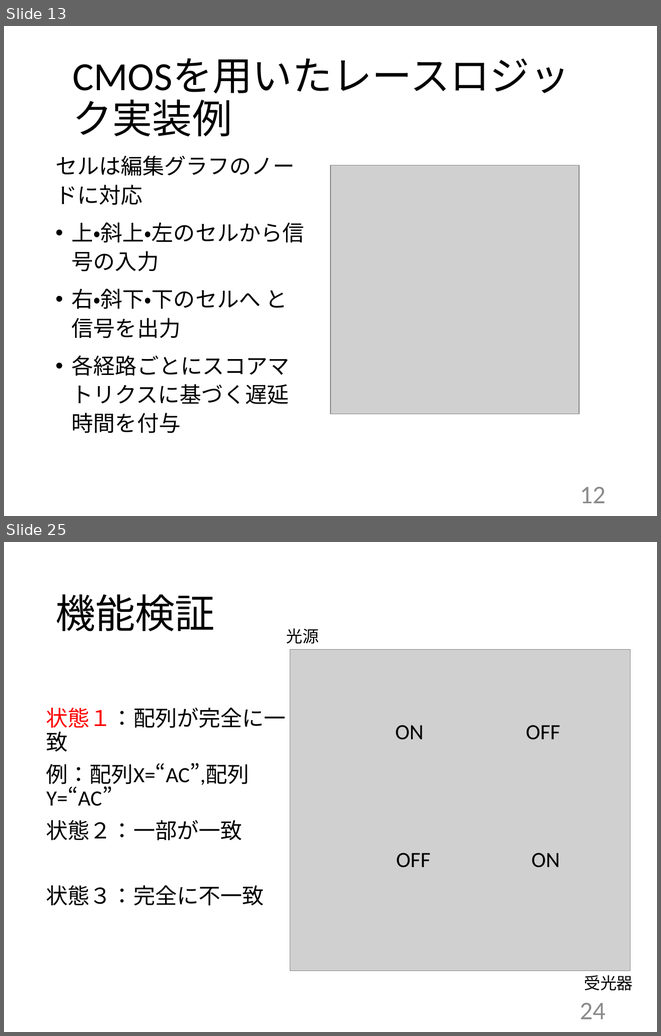
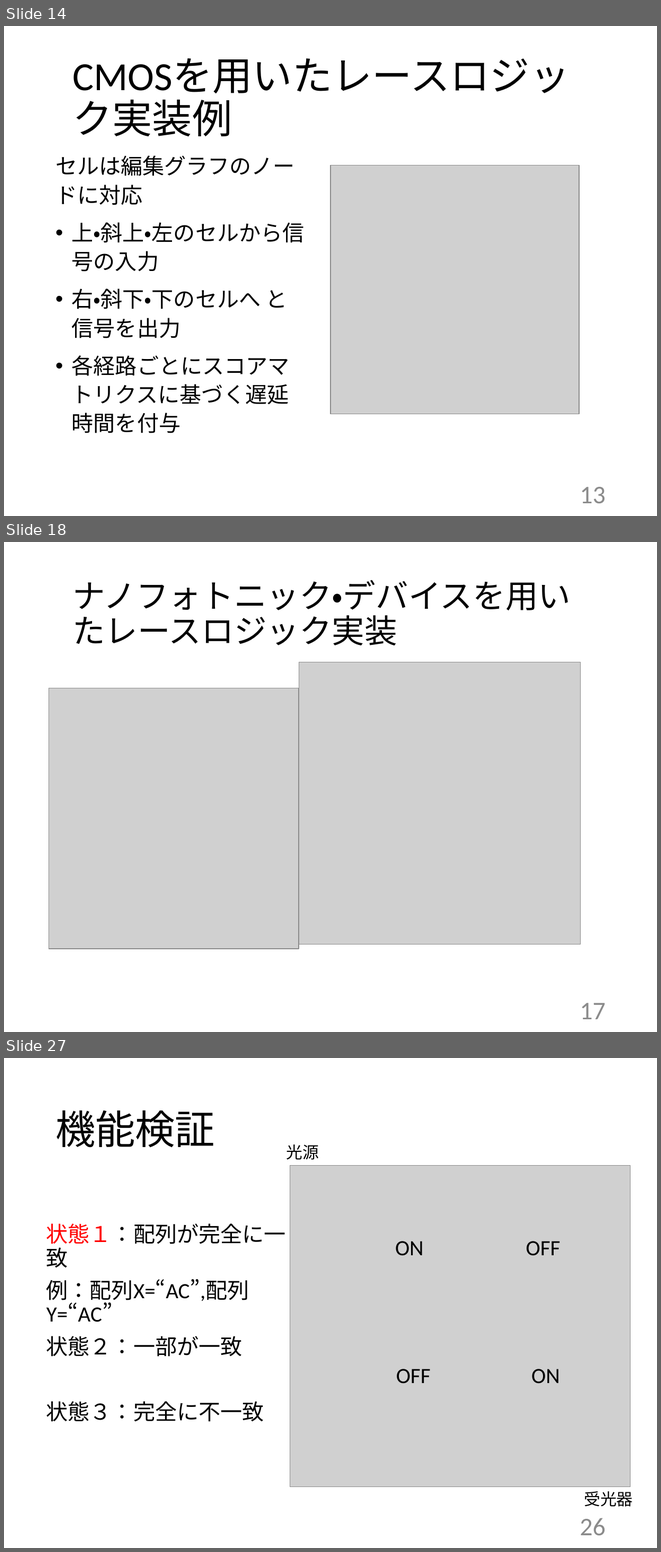
Before and after one commit to ArinanirA/ThesisFY2017M_RinaAsai, a slide deck: 修論発表rina.pptx. Shown one above the other, each under a label of ours: slides 13 and 25 before the commit, slides 14, 18 and 27 after it; the slides between them are not shown. The pictures are 661x1036 and 661x1552 pixels, drawn with LibreOffice and Linux fonts; fonts in the diff are those of the drawing; grey boxes stand for pictures. Boxes give left, top, right and bottom in pixels: in the first picture for what was removed or moved away, otherwise in the second. Text is boxed around its words. In the diff, an @@ line names an element or a change of style, - is before the commit and + after.

```diff
--- a/修論発表rina.pptx
+++ b/修論発表rina.pptx
@@ slide 18 added at box(4, 542, 657, 1032), background #FFFFFF @@
@@ text added at box(72, 580, 571, 645), 36 pt, text #000000 @@
+ナノフォトニック・デバイスを用いたレースロジック実装
@@ picture added at box(299, 662, 581, 944) @@
@@ picture added at box(49, 688, 299, 949) @@
@@ page number added at box(580, 1003, 605, 1019), 28 pt, text #8C8C8C @@
+17
@@ what was slide 13 is now slide 14 @@
@@ page number at box(580, 487, 605, 503): text changed @@
-12
+13
@@ what was slide 25 is now slide 27 @@
@@ page number at box(580, 1518, 605, 1535): text changed @@
-24
+26
```
Also in this commit, not shown: 16 slides changed, 10 other slides added, 8 slides removed, 5 other files.
